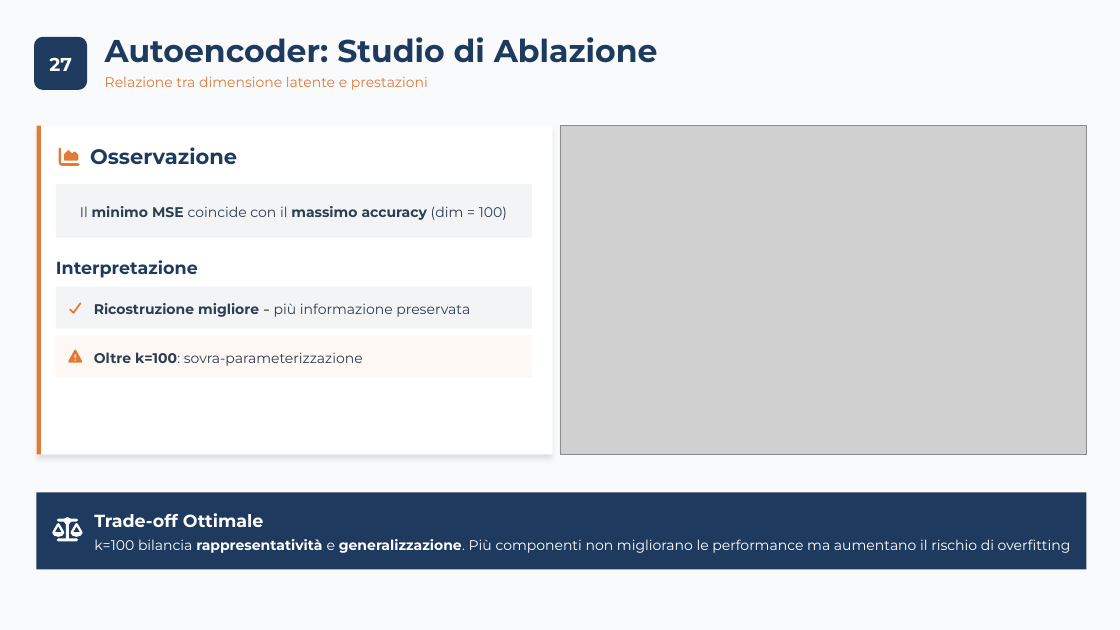
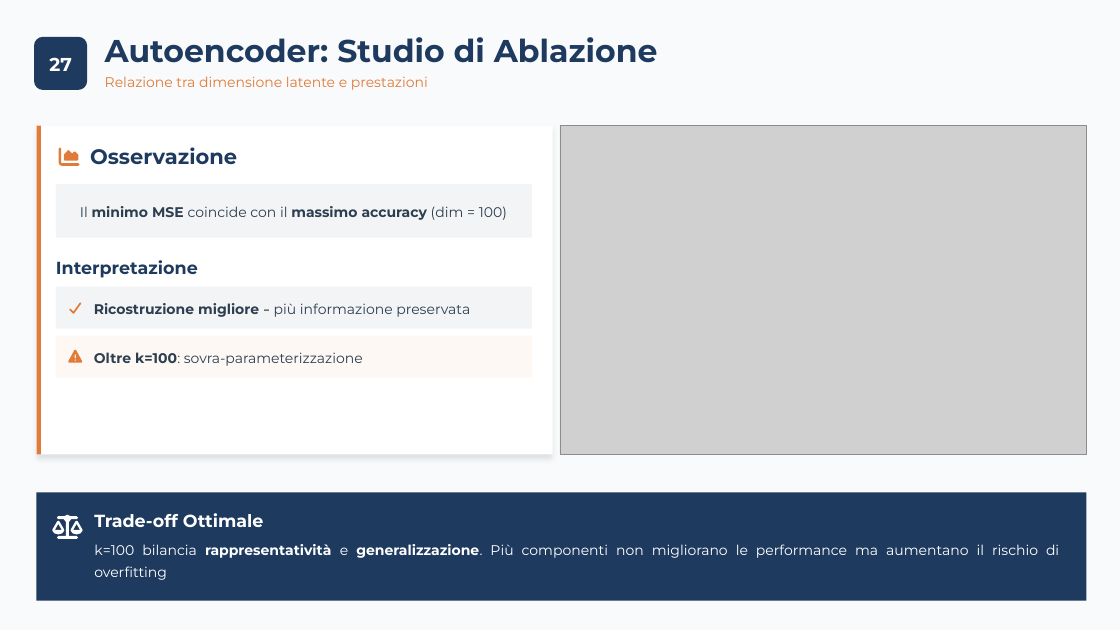
Before and after one commit to carrieroroberto/face-recognition-dimensionality-reduction, a slide deck: slide 29 of results/presentation/Carriero, Leone - Analisi Comparativa per Riduzione Dimensionale, Approccio Lineare e Non-Lineare per Riconoscimento e Verifica Facciale.pptx. Drawn at 1120x630 pixels with LibreOffice and Linux fonts; fonts in the diff are those of the drawing; grey boxes stand for pictures. Boxes give left, top, right and bottom in pixels: in the first picture for what was removed or moved away, otherwise in the second. Text is boxed around its words. In the diff, an @@ line names an element or a change of style, - is before the commit and + after.

```diff
--- a/results/presentation/Carriero, Leone - Analisi Comparativa per Riduzione Dimensionale, Approccio Lineare e Non-Lineare per Riconoscimento e Verifica Facciale.pptx
+++ b/results/presentation/Carriero, Leone - Analisi Comparativa per Riduzione Dimensionale, Approccio Lineare e Non-Lineare per Riconoscimento e Verifica Facciale.pptx
@@ freeform shape: place and size @@
-freeform shape at (36,492,1086,570)
+freeform shape at (36,492,1086,601)
@@ freeform shape at (52,515,82,539): outline redrawn @@
@@ text "k=100 bilancia rappresentatività e generalizzazione. ..." rewrapped from (94,539,1071,553) to (94,544,1059,580) @@
```
Also in this commit, not shown: 19 other slides changed, 2 other files.
